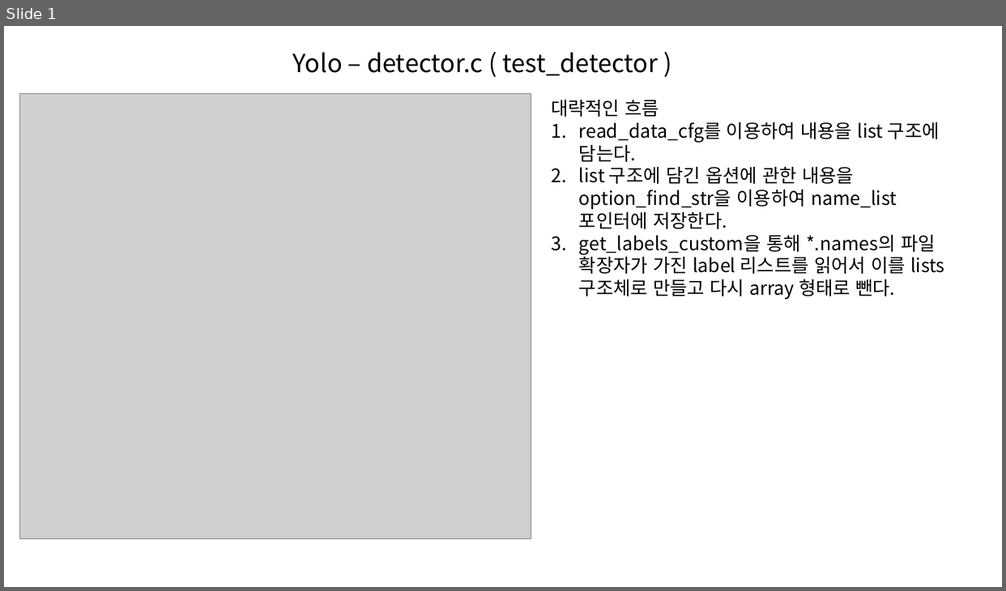
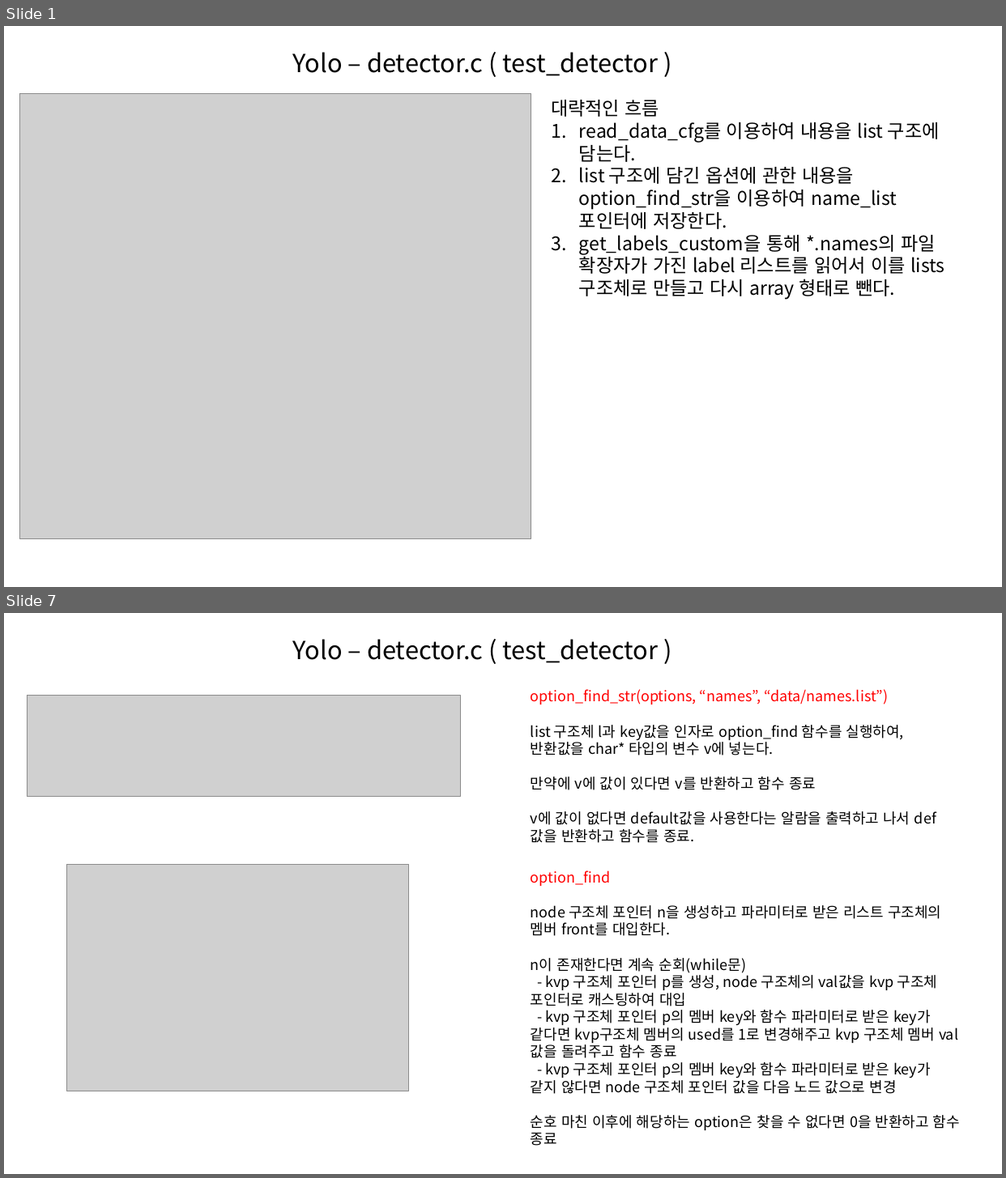
Before and after one commit to hotteock/my_proj, a slide deck: License plate recognition/yolo_code_review/yolo_code_review.pptx. Shown one above the other, each under a label of ours: slide 1 before the commit, slides 1 and 7 after it; the slides between them are not shown. The pictures are 1006x591 and 1006x1178 pixels, drawn with LibreOffice and Linux fonts; fonts in the diff are those of the drawing; grey boxes stand for pictures. Boxes give left, top, right and bottom in pixels: in the first picture for what was removed or moved away, otherwise in the second. Text is boxed around its words. In the diff, an @@ line names an element or a change of style, - is before the commit and + after.

```diff
--- a/License plate recognition/yolo_code_review/yolo_code_review.pptx
+++ b/License plate recognition/yolo_code_review/yolo_code_review.pptx
@@ slide 7 added at (4, 613, 1002, 1174), background #FFFFFF @@
@@ text added at (293, 639, 658, 663), 24 pt, text #000000 @@
+Yolo – detector.c ( test_detector )
@@ picture added at (27, 695, 460, 796) @@
@@ text added at (530, 689, 910, 843), 14 pt, text #000000 @@
+option_find_str(options, “names”, “data/names.list”)
+list 구조체 l과 key값을 인자로 option_find 함수를 실행하여, 반환값을 char* 타입의 변수 v에 넣는다.
+만약에 v에 값이 있다면 v를 반환하고 함수 종료
+v에 값이 없다면 default값을 사용한다는 알람을 출력하고 나서 def값을 반환하고 함수를 종료.
@@ picture added at (67, 865, 409, 1092) @@
@@ text added at (530, 871, 960, 1146), 14 pt, text #000000 @@
+option_find
+node 구조체 포인터 n을 생성하고 파라미터로 받은 리스트 구조체의 멤버 front를 대입한다.
+n이 존재한다면 계속 순회(while문)
+- kvp 구조체 포인터 p를 생성, node 구조체의 val값을 kvp 구조체 포인터로 캐스팅하여 대입
+- kvp 구조체 포인터 p의 멤버 key와 함수 파라미터로 받은 key가 같다면 kvp구조체 멤버의 used를 1로 변경해주고 kvp 구조체 멤버 val값을 돌려주고 함수 종료
+- kvp 구조체 포인터 p의 멤버 key와 함수 파라미터로 받은 key가 같지 않다면 node 구조체 포인터 값을 다음 노드 값으로 변경
+순호 마친 이후에 해당하는 option은 찾을 수 없다면 0을 반환하고 함수 종료
```
Also in this commit, not shown: 12 other slides added.
